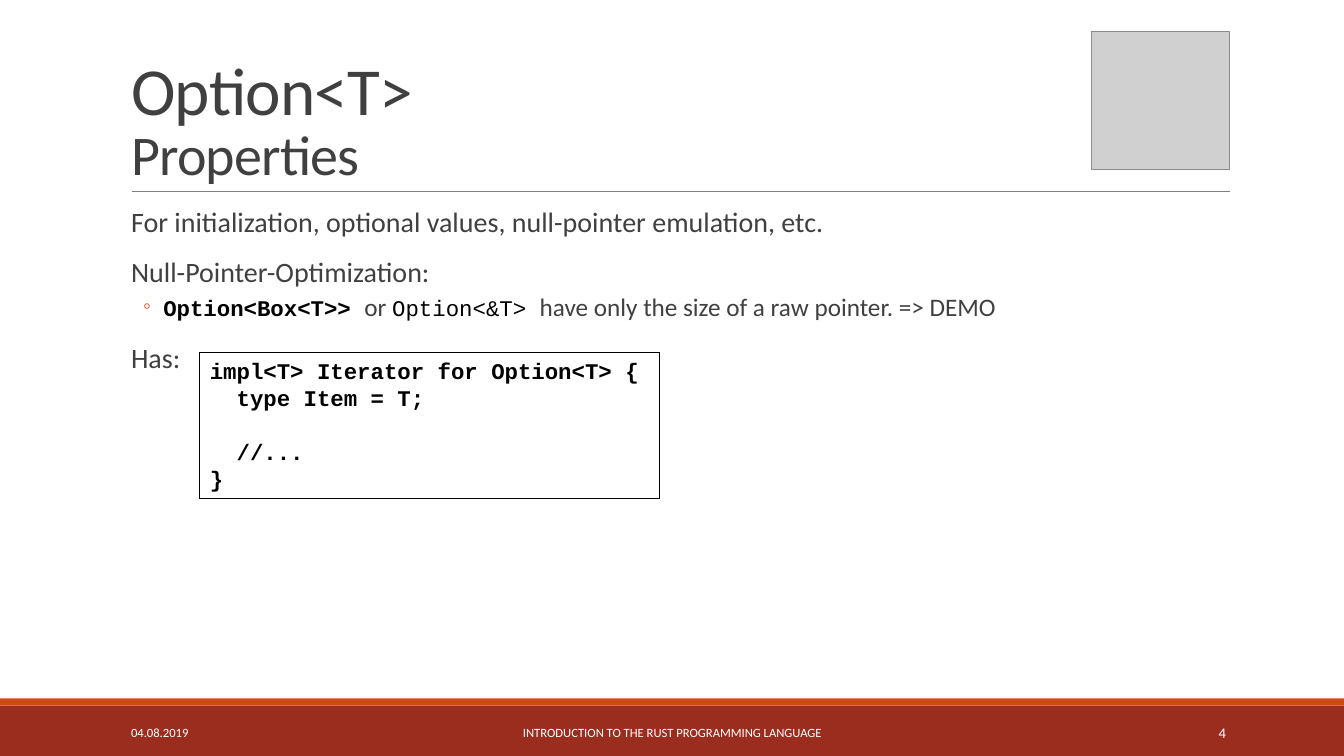
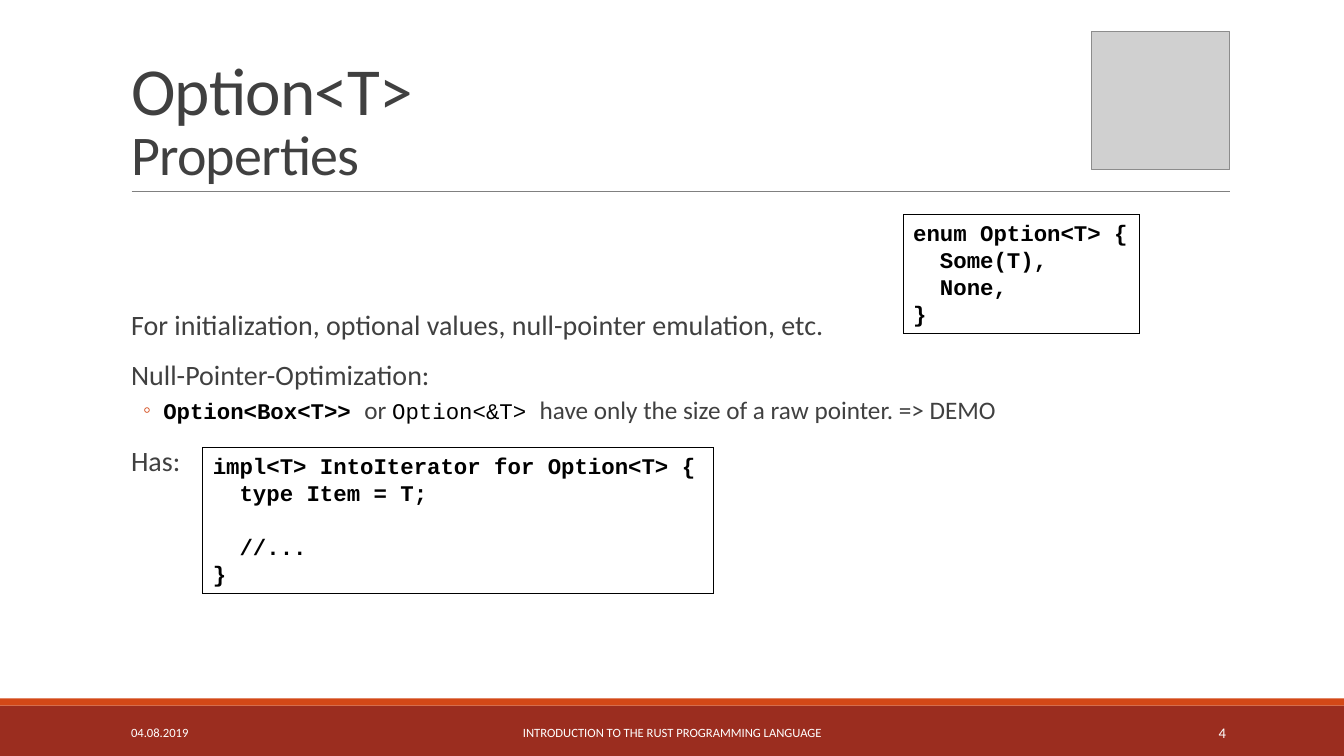
Before and after one commit to MattesWhite/meetup_franken, a slide deck: slide 4 of meetup_1/error_handling/error_handling.pptx. Drawn at 1344x756 pixels with LibreOffice and Linux fonts; fonts in the diff are those of the drawing; grey boxes stand for pictures. Boxes give left, top, right and bottom in pixels: in the first picture for what was removed or moved away, otherwise in the second. Text is boxed around its words. In the diff, an @@ line names an element or a change of style, - is before the commit and + after.

```diff
--- a/meetup_1/error_handling/error_handling.pptx
+++ b/meetup_1/error_handling/error_handling.pptx
@@ text "For initialization, optional values, null-pointer ...": place and size @@
-text "For initialization, optional values, null-pointer ..." at <box>131,212,996,368</box>
+text "For initialization, optional values, null-pointer ..." at <box>131,315,996,471</box>
@@ rectangle added at <box>903,215,1139,334</box>, outline #000000 0.75 pt, 16 pt, text #000000, bold @@
+enum Option<T> {
+Some(T),
+None,
+}
@@ rectangle "impl<T> IntoIterator for Option<T> {": place and size @@
-rectangle "impl<T> IntoIterator for Option<T> {" at <box>200,352,659,498</box>
+rectangle "impl<T> IntoIterator for Option<T> {" at <box>203,448,713,594</box>
@@ text in rectangle at <box>213,458,669,479</box>: text changed @@
-impl<T> Iterator for Option<T> {
+impl<T> IntoIterator for Option<T> {
```
Also in this commit, not shown: 2 slides added, 5 other files.
